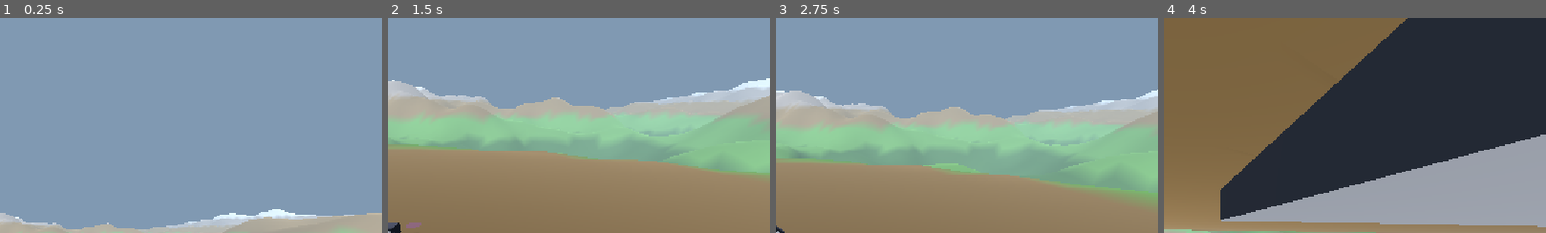
Above: before the commit, frames 1-4 (left to right).
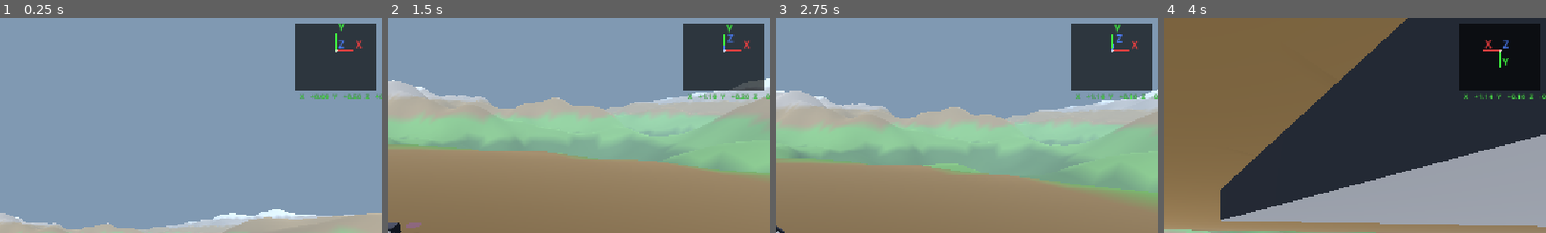
Above: after the commit, the same moments.

Repository: timbittner/dronesim
Game: Godot game, scene res://scenes/main.tscn
Two runs of this game, one before a commit and one after it. Both use one fixed random seed, a clock stepped at 60 frames per second and the inputs below.
Inputs:
- Up to frame 1 (0.25 s): no input
- Up to frame 2 (1.5 s): tap Enter at 0.5 s; hold Right (roll_right) 0.53-1.28 s; hold M (toggle_flight_mode) 0.53-1.28 s; hold Down (pitch_backward) from 1.28 s (still down); tap C (toggle_fpv) at 1.35 s
- Up to frame 3 (2.75 s): release Down (pitch_backward) at 2.03 s; hold Right (roll_right) from 2.03 s (still down); hold M (toggle_flight_mode) from 2.03 s (still down)
- Up to frame 4 (4 s): release Right (roll_right) at 2.78 s; release M (toggle_flight_mode) at 2.78 s; hold Up (pitch_forward) 2.78-3.53 s; tap C (toggle_fpv) at 2.85 s; hold Left (roll_left) from 3.53 s (still down); hold M (toggle_flight_mode) from 3.53 s (still down)
The pictures show only the part of the screen within x 50-100%, y 0-50%; the shares and areas given below are measured in that part.

The runs differ from the first frame. In frame 1, 6.9% of the frame differs, in the area x 77-100%, y 2-38%; in frame 2, 6.9%; in frame 3, 6.8%; in frame 4, 6.8%.

Commit message:
feat: add world-axis gizmo and drone XYZ coords to debug HUD

Diff:
--- a/scripts/ui/debug_hud.gd
+++ b/scripts/ui/debug_hud.gd
@@ -3,7 +3,8 @@
 
 ## On-screen debug HUD for drone telemetry.
 ## Displays stick inputs, attitude angles, speed, altitude, flight mode, FPV status.
-## Also prints a one-line telemetry summary every 60 frames for MCP debug capture.
+## Also shows a world-axis gizmo (Minecraft F3-style) and drone XYZ in bottom-left.
+## Prints a one-line telemetry summary every 60 frames for MCP debug capture.
 
 @export var drone_path: NodePath = NodePath("../Drone")
 @export var print_interval: int = 60  # frames between console telemetry prints
@@ -15,10 +16,21 @@
 var _label: Label
 var _bg: ColorRect
 
+# Axis gizmo + coords (bottom-left)
+var _gizmo_panel: ColorRect
+var _gizmo_canvas: Control
+var _coord_label: Label
+
+# Cached font for _draw_string
+var _gizmo_font: Font
+var _gizmo_font_size: int = 14
+
 
 func _ready() -> void:
 	_drone = get_node_or_null(drone_path) as DroneController
 	_build_ui()
+	_gizmo_font = ThemeDB.fallback_font
+	_gizmo_font_size = ThemeDB.fallback_font_size
 
 
 func _process(_delta: float) -> void:
@@ -30,6 +42,13 @@
 	var telemetry: Dictionary = _gather_telemetry()
 	_label.text = _format_telemetry(telemetry)
 
+	# Update coordinates
+	var pos: Vector3 = _drone.global_position
+	_coord_label.text = "X %+7.2f  Y %+7.2f  Z %+7.2f" % [pos.x, pos.y, pos.z]
+
+	# Redraw axis gizmo every frame
+	_gizmo_canvas.queue_redraw()
+
 	_frame_count += 1
 	if _frame_count >= print_interval:
 		_frame_count = 0
@@ -39,7 +58,6 @@
 func _gather_telemetry() -> Dictionary:
 	var euler: Vector3 = _drone.global_transform.basis.get_euler()
 	var heading_deg: float = rad_to_deg(euler.y)
-	# Normalize heading to 0..360
 	while heading_deg < 0.0:
 		heading_deg += 360.0
 	while heading_deg >= 360.0:
@@ -101,7 +119,7 @@
 
 
 func _build_ui() -> void:
-	# Semi-transparent background
+	# ——— Top-left telemetry panel (existing) ———
 	_bg = ColorRect.new()
 	_bg.color = Color(0.0, 0.0, 0.0, 0.65)
 	_bg.set_anchors_preset(Control.PRESET_TOP_LEFT)
@@ -111,27 +129,93 @@
 	_bg.offset_top = 8.0
 	add_child(_bg)
 
-	# Monospace label
 	_label = Label.new()
 	_label.add_theme_font_size_override("font_size", 13)
-	# Try to use a monospace font; falls back to default if not available
 	_try_load_monospace_font(_label)
 	_label.set_anchors_preset(Control.PRESET_TOP_LEFT)
 	_label.offset_left = 14.0
 	_label.offset_top = 14.0
 	_label.offset_right = 282.0
 	_label.offset_bottom = 342.0
-	# Green text for that classic HUD look
 	_label.add_theme_color_override("font_color", Color(0.35, 1.0, 0.35))
 	_label.add_theme_color_override("font_outline_color", Color(0, 0, 0))
 	_label.add_theme_constant_override("outline_size", 2)
 	_label.text = "Waiting for drone..."
 	add_child(_label)
 
+	# ——— Top-right axis gizmo + coords ———
+	_gizmo_panel = ColorRect.new()
+	_gizmo_panel.color = Color(0.0, 0.0, 0.0, 0.65)
+	_gizmo_panel.set_anchors_preset(Control.PRESET_TOP_RIGHT)
+	_gizmo_panel.offset_left = -130.0
+	_gizmo_panel.offset_top = 8.0
+	_gizmo_panel.offset_right = -8.0
+	_gizmo_panel.offset_bottom = 110.0
+	add_child(_gizmo_panel)
+
+	# Custom Control that draws the axis cross
+	_gizmo_canvas = Control.new()
+	_gizmo_canvas.set_anchors_preset(Control.PRESET_FULL_RECT)
+	_gizmo_canvas.draw.connect(_on_gizmo_draw)
+	_gizmo_panel.add_child(_gizmo_canvas)
+
+	# XYZ coordinate label below the gizmo
+	_coord_label = Label.new()
+	_coord_label.add_theme_font_size_override("font_size", 11)
+	_try_load_monospace_font(_coord_label)
+	_coord_label.set_anchors_preset(Control.PRESET_BOTTOM_LEFT)
+	_coord_label.offset_left = 6.0
+	_coord_label.offset_bottom = -6.0
+	_coord_label.add_theme_color_override("font_color", Color(0.35, 1.0, 0.35))
+	_coord_label.add_theme_color_override("font_outline_color", Color(0, 0, 0))
+	_coord_label.add_theme_constant_override("outline_size", 1)
+	_coord_label.text = "X    0.00  Y    0.00  Z    0.00"
+	_gizmo_panel.add_child(_coord_label)
+
+
+func _on_gizmo_draw() -> void:
+	## Draws X (red), Y (green), Z (blue) world axes as seen from the camera.
+	var cam := get_viewport().get_camera_3d()
+	if not cam or not is_instance_valid(cam):
+		return
+
+	var gizmo_size := _gizmo_canvas.get_size()
+	var center := gizmo_size * Vector2(0.5, 0.4)
+	var arm_len := 26.0
+	var cam_basis := cam.global_transform.basis.inverse()
+
+	var axes := {
+		"X": Vector3.RIGHT,
+		"Y": Vector3.UP,
+		"Z": Vector3.FORWARD,
+	}
+	var colors := {
+		"X": Color(1.0, 0.25, 0.25),
+		"Y": Color(0.25, 1.0, 0.25),
+		"Z": Color(0.3, 0.5, 1.0),
+	}
+
+	for label in ["X", "Y", "Z"]:
+		var world_dir := axes[label] as Vector3
+		# Transform to camera-local space, then to 2D screen
+		var cam_local := cam_basis * world_dir
+		var screen_dir := Vector2(cam_local.x, -cam_local.y) * arm_len
+		var tip := center + screen_dir
+
+		# Draw the line
+		_gizmo_canvas.draw_line(center, tip, colors[label], 2.0, false)
+
+		# Draw the label slightly past the tip
+		_gizmo_canvas.draw_string(
+			_gizmo_font, tip + Vector2(3, -3), label,
+			HORIZONTAL_ALIGNMENT_LEFT, -1, _gizmo_font_size, colors[label]
+		)
+
+	# Small dot at center
+	_gizmo_canvas.draw_circle(center, 2.0, Color(1, 1, 1, 0.6))
+
 
 func _try_load_monospace_font(label: Label) -> void:
-	# Attempt to load a monospace font from common locations; silently fall back
-	# to the engine default if no font file is found.
 	for font_path in ["res://assets/fonts/mono.woff2", "res://assets/fonts/mono.ttf", "res://assets/fonts/monospace.ttf"]:
 		if not FileAccess.file_exists(font_path):
 			continue
